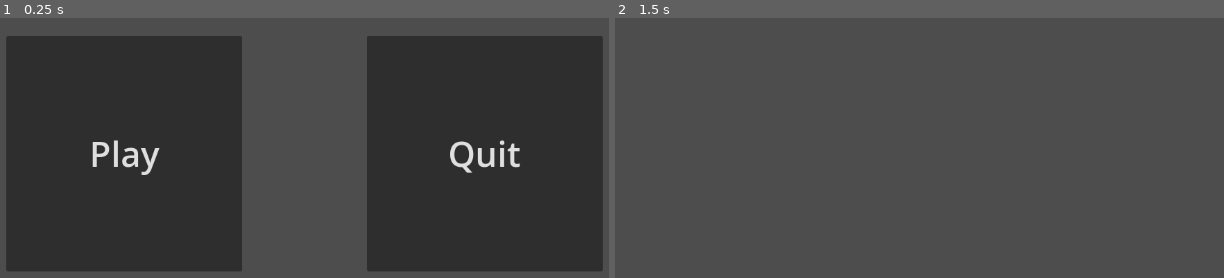
Above: before the commit, frames 1-2 (left to right).
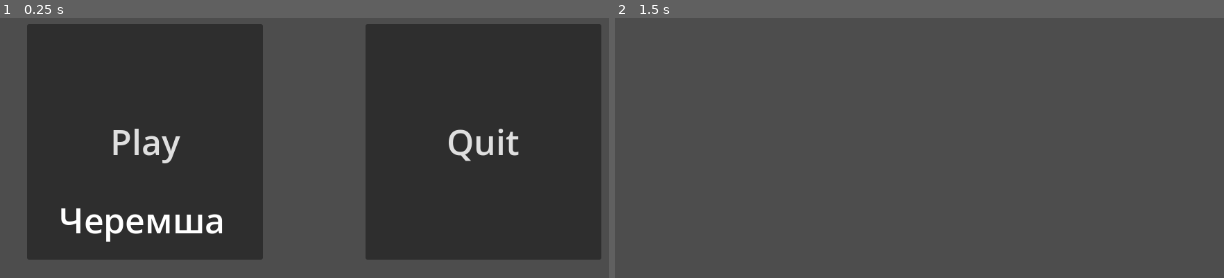
Above: after the commit, the same moments.

Repository: andierkas/Godot_game_project_67
Game: Godot game, scene res://menu.tscn
Same seed, same stepped clock (60 frames per second), same inputs: the game is played once before the commit and once after it.
Inputs:
- Up to frame 1 (0.25 s): no input
- Up to frame 2 (1.5 s): click "Play" at 0.5 s; tap Enter at 1.25 s

The runs differ from the first frame. In frame 1, 16% of the frame differs, in the area x 0-100%, y 2-98%; in frame 2, nothing differs.

Commit message:
обновил menu
Добавил надпись черемша

Diff:
--- a/menu.tscn
+++ b/menu.tscn
@@ -6,20 +6,28 @@
 script = ExtResource("1_lti8b")
 
 [node name="Play" type="Button" parent="." unique_id=1566074346]
-offset_left = 146.0
-offset_top = 147.0
-offset_right = 486.0
-offset_bottom = 487.0
+offset_left = 176.0
+offset_top = 130.0
+offset_right = 516.0
+offset_bottom = 470.0
 theme_override_font_sizes/font_size = 50
 text = "Play"
 
 [node name="Quit" type="Button" parent="." unique_id=1898231857]
-offset_left = 666.0
-offset_top = 147.0
-offset_right = 1006.0
-offset_bottom = 487.0
+offset_left = 664.0
+offset_top = 130.0
+offset_right = 1004.0
+offset_bottom = 470.0
 theme_override_font_sizes/font_size = 50
 text = "Quit"
 
+[node name="Label" type="Label" parent="." unique_id=1731623048]
+offset_left = 222.0
+offset_top = 378.0
+offset_right = 461.0
+offset_bottom = 447.0
+theme_override_font_sizes/font_size = 50
+text = "Черемша"
+
 [connection signal="pressed" from="Play" to="." method="_on_play_pressed"]
 [connection signal="pressed" from="Quit" to="." method="_on_quit_pressed"]
